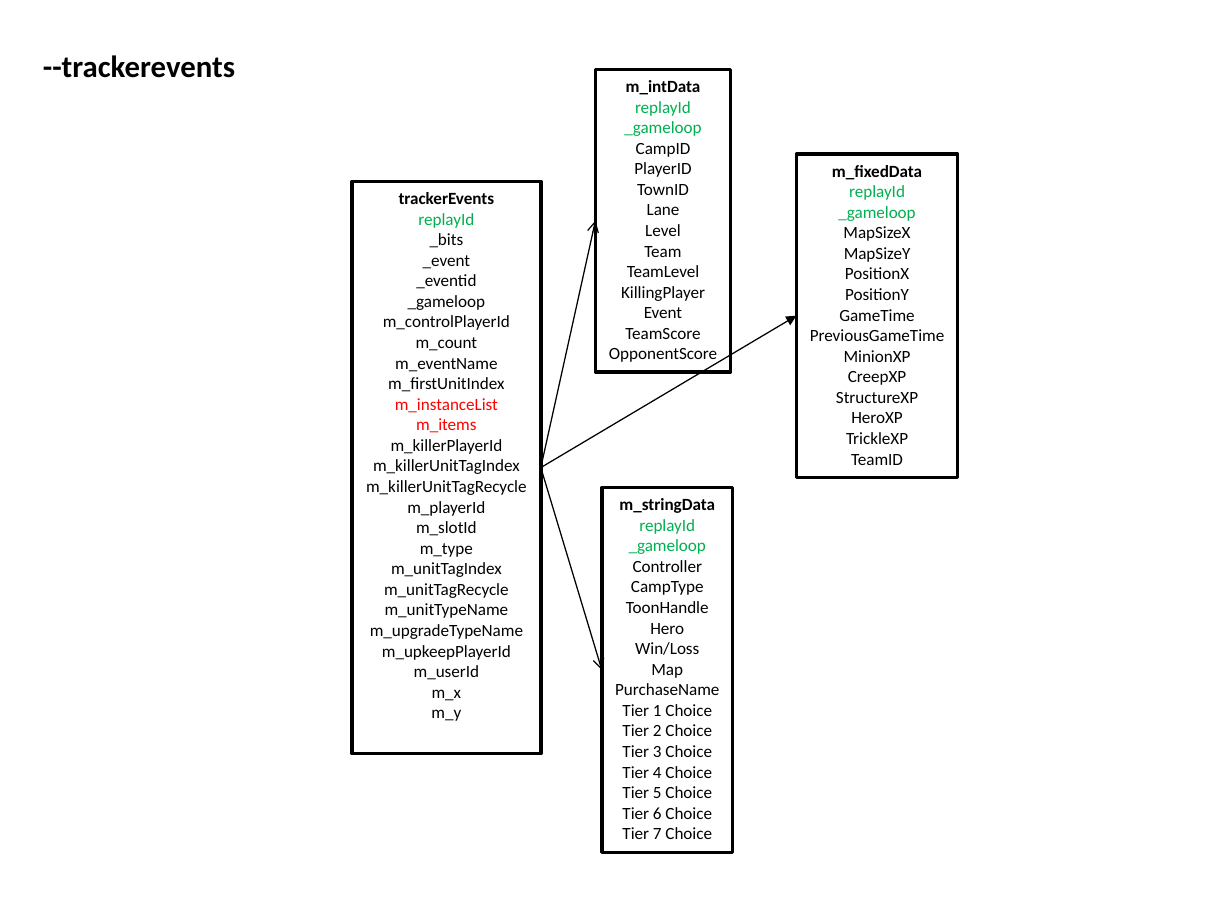
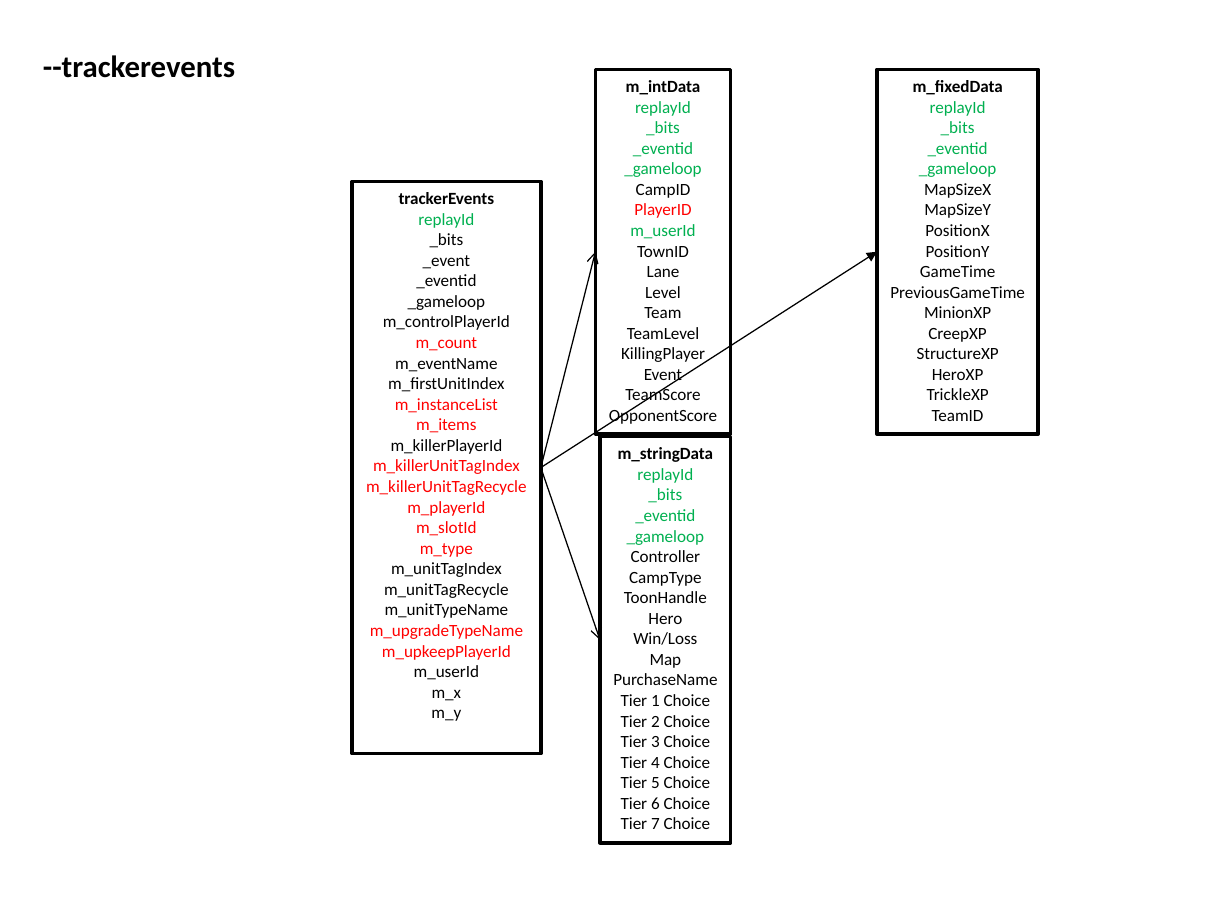
Before and after one commit to jokem59/heroprotocol, a slide deck: slide 4 of tools/schema.pptx. Drawn at 1232x924 pixels with LibreOffice and Linux fonts; fonts in the diff are those of the drawing. Boxes give left, top, right and bottom in pixels: in the first picture for what was removed or moved away, otherwise in the second. Text is boxed around its words. In the diff, an @@ line names an element or a change of style, - is before the commit and + after.

```diff
--- a/tools/schema.pptx
+++ b/tools/schema.pptx
@@ rectangle "m_intData": place and size @@
-rectangle "m_intData" at [595,69,731,372]
+rectangle "m_intData" at [595,69,731,434]
@@ rectangle "m_fixedData": place and size @@
-rectangle "m_fixedData" at [796,154,957,478]
+rectangle "m_fixedData" at [877,69,1039,434]
@@ text in rectangle at [633,121,693,157]: paragraphs added @@
+_bits
+_eventid
@@ text in rectangle at [928,121,988,157]: paragraphs added @@
+_bits
+_eventid
@@ text in rectangle at [634,203,691,218]: text colour #000000 to #FF0000 in "PlayerID" @@
@@ text in rectangle at [630,224,695,239]: paragraph added @@
+m_userId
@@ arrow moved from (541, 468) - (595, 221) to (541, 468) - (595, 251) @@
@@ arrow moved from (541, 468) - (796, 315) to (541, 468) - (877, 251) @@
@@ text in rectangle at [366,337,526,660]: text colour #000000 to #FF0000 in "m_count", "m_killerUnitTagIndex", "m_killerUnitTagRecycle", "m_playerId" and 4 more places @@
@@ rectangle "m_stringData": place and size @@
-rectangle "m_stringData" at [602,488,733,853]
+rectangle "m_stringData" at [600,436,731,843]
@@ arrow moved from (541, 468) - (602, 670) to (541, 468) - (600, 639) @@
@@ text in rectangle at [635,488,695,524]: paragraphs added @@
+_bits
+_eventid
```
Also in this commit, not shown: 1 other slide changed, 5 other files.
